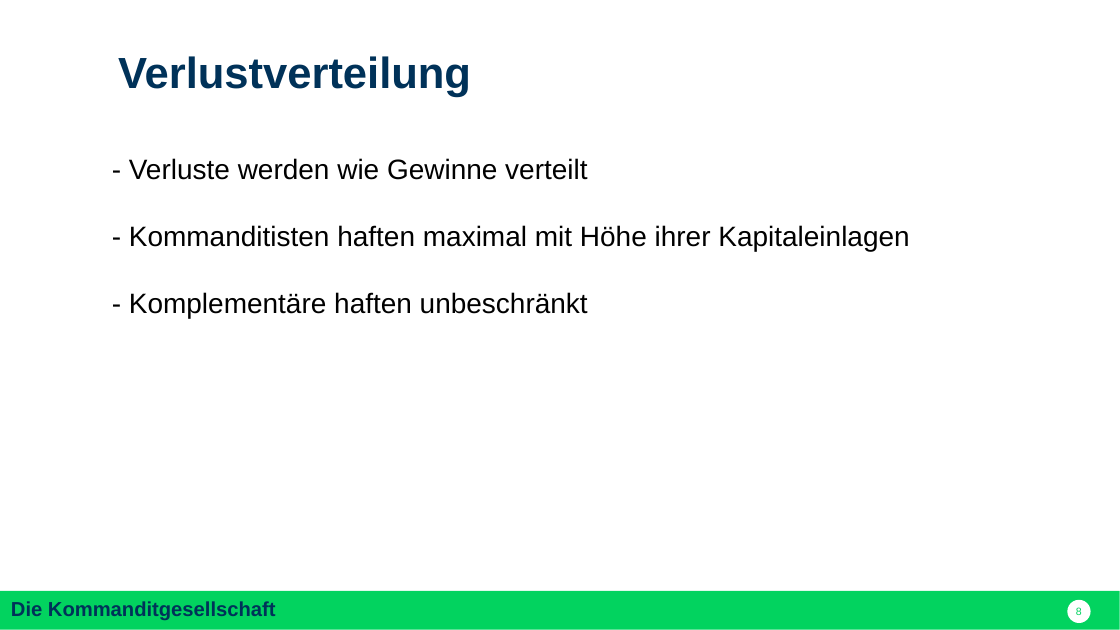
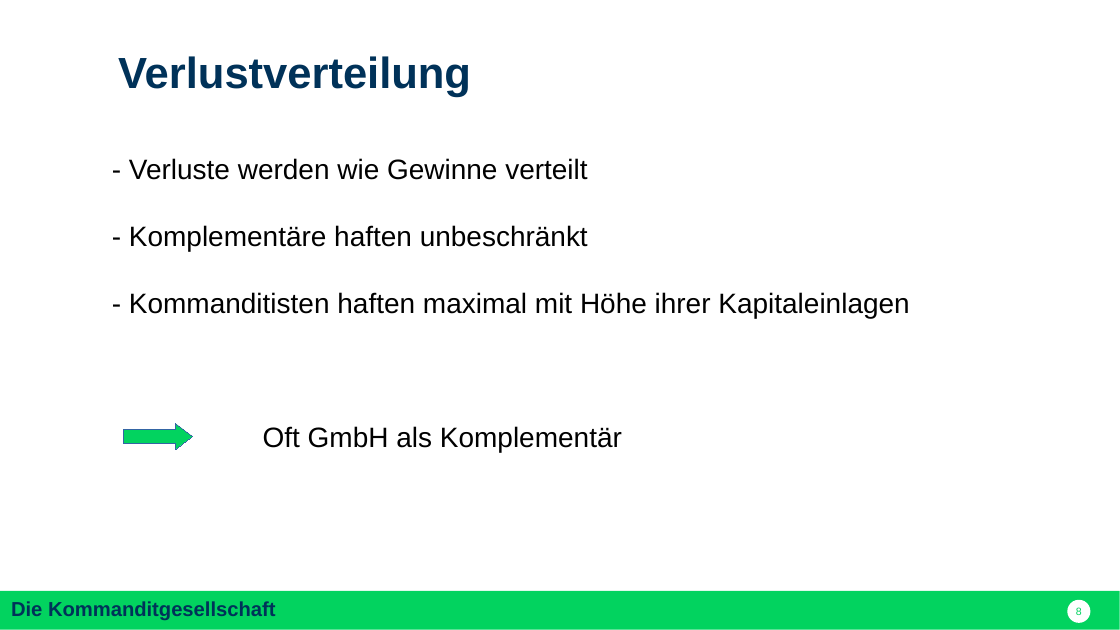
Before and after one commit to nodeg/exercises, a slide deck: slide 8 of Referat_BWP_KG_dom.pptx. Drawn at 1120x630 pixels with LibreOffice and Linux fonts; fonts in the diff are those of the drawing. Boxes give left, top, right and bottom in pixels: in the first picture for what was removed or moved away, otherwise in the second. Text is boxed around its words. In the diff, an @@ line names an element or a change of style, - is before the commit and + after.

```diff
--- a/Referat_BWP_KG_dom.pptx
+++ b/Referat_BWP_KG_dom.pptx
@@ text at (129,225,588,251): paragraph added @@
+- Komplementäre haften unbeschränkt
@@ freeform shape added at (123,423,193,450), fill #02D35F, outline #3465A4 0.75 pt @@
@@ text at (263,426,622,453): text changed @@
-- Komplementäre haften unbeschränkt
+Oft GmbH als Komplementär
```
Also in this commit, not shown: 6 other slides changed, 1 slide added.
